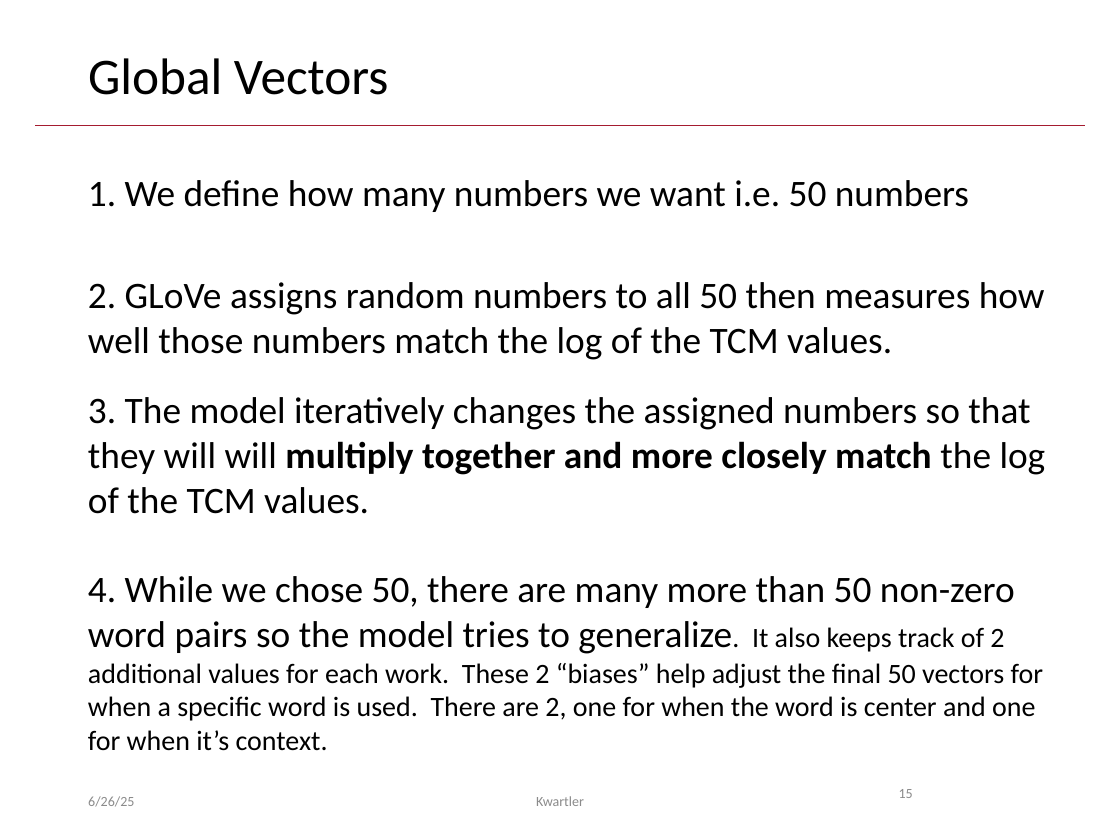
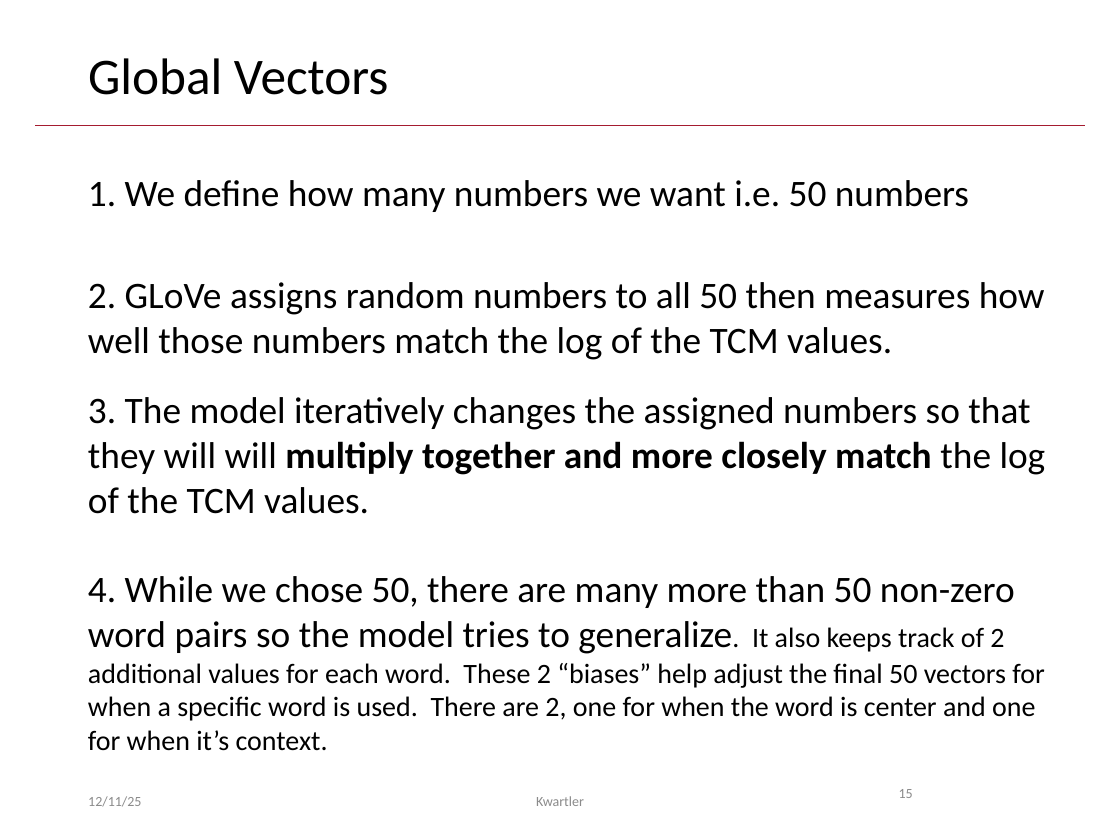
Before and after one commit to kwartler/Vienna_25, a slide deck: slide 15 of Winter/day2/LLM_Extra_Lesson/A_TextVectors_RAG.pptx. Drawn at 1120x840 pixels with LibreOffice and Linux fonts; fonts in the diff are those of the drawing. Boxes give left, top, right and bottom in pixels: in the first picture for what was removed or moved away, otherwise in the second. Text is boxed around its words. In the diff, an @@ line names an element or a change of style, - is before the commit and + after.

```diff
--- a/Winter/day2/LLM_Extra_Lesson/A_TextVectors_RAG.pptx
+++ b/Winter/day2/LLM_Extra_Lesson/A_TextVectors_RAG.pptx
@@ text at (x1=88, y1=576, x2=1044, y2=751): text changed @@
-4. While we chose 50, there are many more than 50 non-zero word pairs so the model tries to generalize. It also keeps track of 2 additional values for each work. These 2 “biases” help adjust the final 50 vectors for when a specific word is used. There are 2, one for when the word is center and one for when it’s context.
+4. While we chose 50, there are many more than 50 non-zero word pairs so the model tries to generalize. It also keeps track of 2 additional values for each word. These 2 “biases” help adjust the final 50 vectors for when a specific word is used. There are 2, one for when the word is center and one for when it’s context.
@@ text at (x1=88, y1=796, x2=141, y2=807): text changed @@
-6/26/25
+12/11/25
```
Also in this commit, not shown: 31 other slides changed, 13 other files.
